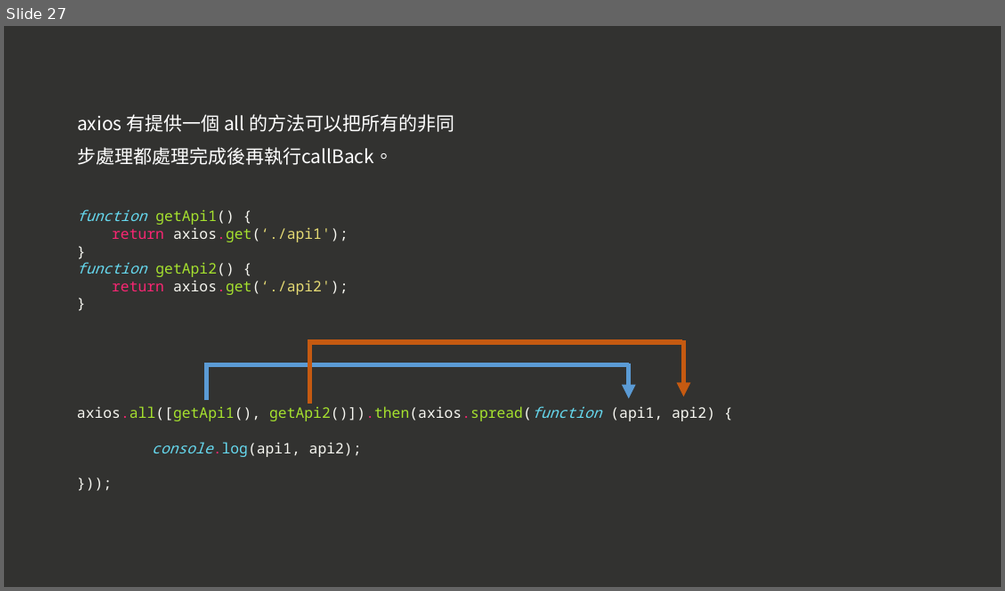
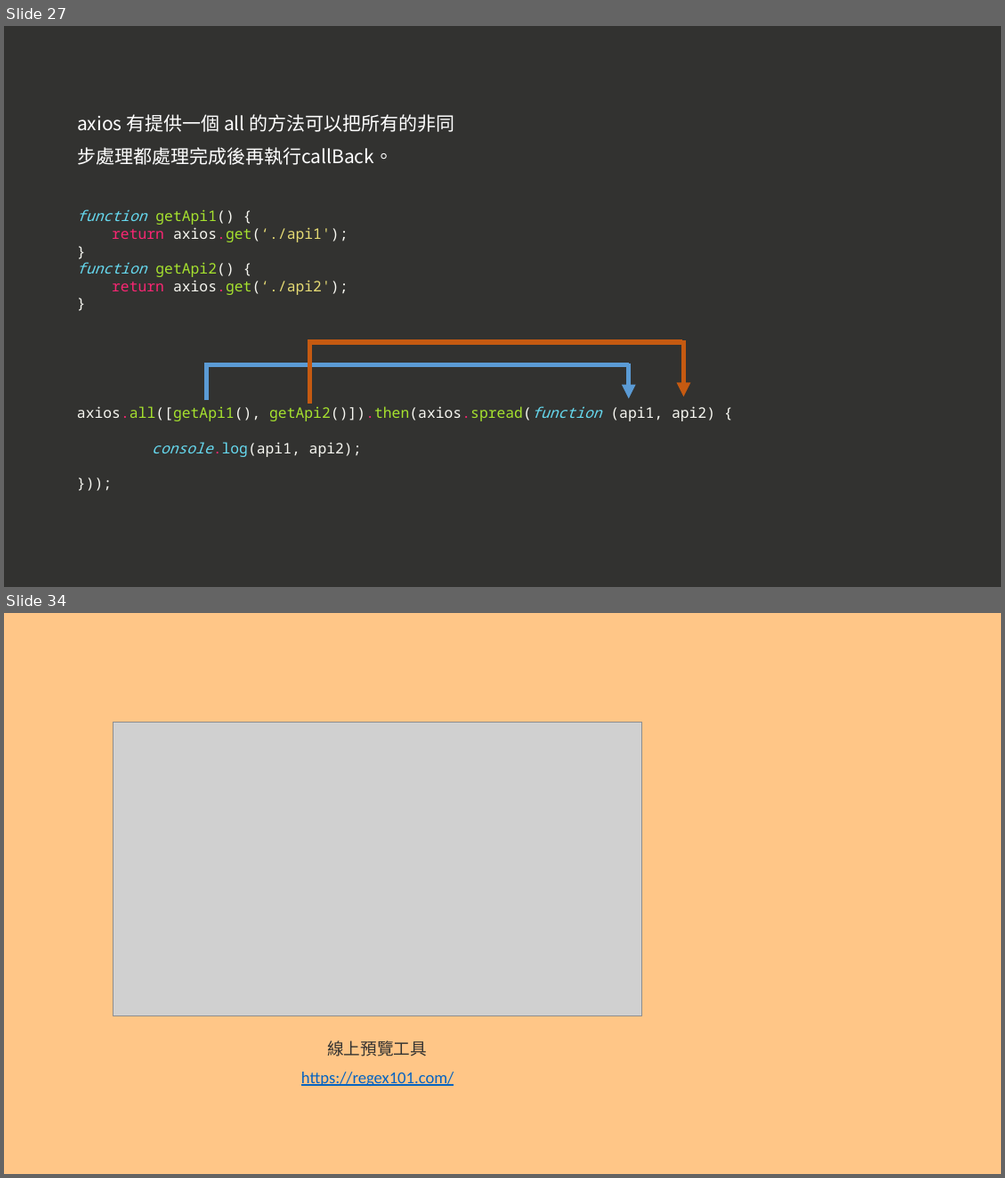
Before and after one commit to a23246542/JS_course_Intermediate_example, a slide deck: 現代 JavaScript 職人之路｜ 中階篇.pptx. Shown one above the other, each under a label of ours: slide 27 before the commit, slides 27 and 34 after it; the slides between them are not shown. The pictures are 1005x591 and 1005x1178 pixels, drawn with LibreOffice and Linux fonts; fonts in the diff are those of the drawing; grey boxes stand for pictures. Boxes give left, top, right and bottom in pixels: in the first picture for what was removed or moved away, otherwise in the second. Text is boxed around its words. In the diff, an @@ line names an element or a change of style, - is before the commit and + after.

```diff
--- a/現代 JavaScript 職人之路｜ 中階篇.pptx
+++ b/現代 JavaScript 職人之路｜ 中階篇.pptx
@@ slide 34 added at (4, 613, 1001, 1174), background #FFC687 @@
@@ picture added at (113, 722, 642, 1015) @@
@@ text added at (327, 1040, 427, 1056), 16 pt, text #323230 @@
+線上預覽工具
@@ text added at (301, 1071, 453, 1086), 16 pt, text #0563C1, underline @@
+https://regex101.com/
```
Also in this commit, not shown: 14 other slides added, 2 slides removed, 2 other files.
